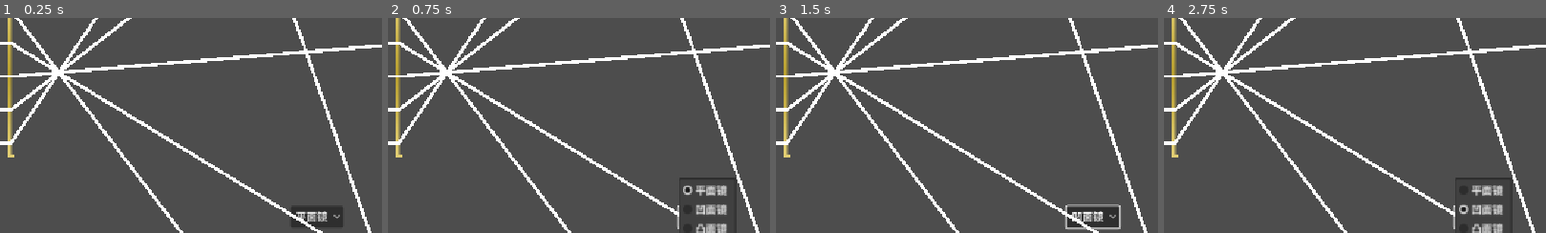
Above: before the commit, frames 1-4 (left to right).
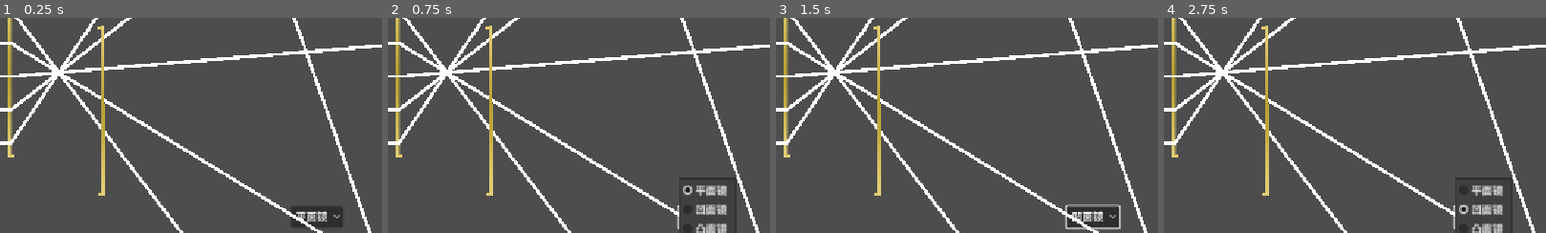
Above: after the commit, the same moments.

Repository: ChickenPige0n/re-flection
Game: Godot game, scene res://scenes/main_game.tscn
Same seed, same stepped clock (60 frames per second), same inputs: the game is played once before the commit and once after it.
Inputs:
- Up to frame 1 (0.25 s): no input
- Up to frame 2 (0.75 s): click "平面镜" at 0.5 s
- Up to frame 3 (1.5 s): click "平面镜" at 1.25 s
- Up to frame 4 (2.75 s): click "凹面镜" at 2 s
The pictures show only the part of the screen within x 9-59%, y 48-98%; the shares and areas given below are measured in that part.

The runs differ from the first frame. In frame 1, 0.7% of the frame differs, in the area x 25-28%, y 3-83%; in frame 2, 0.7%; in frame 3, 0.7%; in frame 4, 0.7%.

Commit message:
feat: add face mirror

Diff:
--- a/scenes/main_game.tscn
+++ b/scenes/main_game.tscn
@@ -1,10 +1,11 @@
-[gd_scene load_steps=6 format=3 uid="uid://c7xvhqovqpoxc"]
+[gd_scene load_steps=7 format=3 uid="uid://c7xvhqovqpoxc"]
 
 [ext_resource type="Script" uid="uid://dqpdk88faq73y" path="res://scripts/light.gd" id="1_72e8q"]
 [ext_resource type="PackedScene" uid="uid://dicdnfr2f5pjf" path="res://scenes/edit_ui.tscn" id="1_d2op2"]
 [ext_resource type="Script" uid="uid://bd23oolcj74gq" path="res://scripts/mirror.gd" id="1_s3esy"]
 [ext_resource type="Texture2D" uid="uid://cr82j1dxeqg32" path="res://images/mirror.png" id="2_0rdsr"]
 [ext_resource type="Script" uid="uid://13bw628tdjjt" path="res://scripts/lens.gd" id="5_ipu61"]
+[ext_resource type="Script" uid="uid://f3f8r8rjqn00" path="res://scripts/face_mirror.gd" id="6_ygxny"]
 
 [node name="Game" type="Node2D"]
 
@@ -67,7 +68,7 @@
 starting_pos = Vector2(0, 400)
 
 [node name="Light2" type="Line2D" parent="."]
-points = PackedVector2Array(0, 300, 117, 300, 724.724, 1094.15)
+points = PackedVector2Array(0, 300, 117, 300, 203.667, 413.253, 254.407, 137.853, 1161.45, 558.886)
 width = 5.0
 script = ExtResource("1_72e8q")
 direction = Vector2(1, 0)
@@ -86,3 +87,13 @@
 script = ExtResource("1_72e8q")
 direction = Vector2(1, 0)
 starting_pos = Vector2(0, 450)
+
+[node name="Mirror4" type="Sprite2D" parent="."]
+texture_filter = 1
+position = Vector2(253, 452)
+rotation = -1.57452
+texture = ExtResource("2_0rdsr")
+script = ExtResource("6_ygxny")
+radius = 40.0
+show_radius = null
+radius_color = null
--- /dev/null
+++ b/scripts/face_mirror.gd
@@ -0,0 +1,96 @@
+@tool
+class_name FaceMirror
+extends Intersectable
+
+# 曲率半径：正值表示凸面镜，负值表示凹面镜
+@export var radius: float = 128.0:
+    set(value):
+        radius = value
+        queue_redraw()  # 当半径改变时重绘
+
+@export var show_radius: bool = true:
+    set(value):
+        show_radius = value
+        queue_redraw()  # 当显示设置改变时重绘
+
+# 添加颜色自定义选项
+@export var radius_color: Color = Color(0.2, 0.8, 1.0, 0.4)
+
+# 当工具激活或值改变时调用此函数来刷新显示
+func _process(_delta):
+    if Engine.is_editor_hint():
+        queue_redraw()
+
+# 绘制函数，用于可视化曲率半径
+func _draw():
+    if not Engine.is_editor_hint() or not show_radius:
+        return
+
+    # 圆心就是position，所以偏移为零向量
+    draw_arc(Vector2.ZERO, abs(radius), 0, 2 * PI, 64, radius_color)
+
+# 覆写获取交点的方法，计算光线与曲面镜的交点
+func get_intersection(starting_pos: Vector2, direction: Vector2) -> Vector2:
+    var mirror_dir = get_direction_xy()
+    # 圆心就是position
+    var circle_center = position
+
+    # 计算光线与圆的交点
+    var ray_dir = direction.normalized()
+    var a = ray_dir.dot(ray_dir)  # 应该是1，因为是单位向量
+    var b = 2 * ray_dir.dot(starting_pos - circle_center)
+    var c = (starting_pos - circle_center).dot(starting_pos - circle_center) - abs(radius) * abs(radius)
+
+    # 计算判别式
+    var discriminant = b * b - 4 * a * c
+    if discriminant < 0:
+        return Vector2.ZERO
+
+    # 计算可能的交点
+    var t1 = (-b - sqrt(discriminant)) / (2 * a)
+    var t2 = (-b + sqrt(discriminant)) / (2 * a)
+
+    # 选择有效且最近的交点
+    var t = INF
+    if t1 > 0.001:
+        t = t1
+    if t2 > 0.001 and t2 < t:
+        t = t2
+
+    if t == INF:
+        return Vector2.ZERO
+
+    # 计算交点坐标
+    var intersection = starting_pos + t * ray_dir
+
+    # 检查交点是否在镜面的有效范围内
+    # 计算交点在镜面坐标系中的位置
+    var local_pos = intersection - position
+    var along_mirror = local_pos.dot(mirror_dir)
+
+    # 检查交点是否在镜面长度范围内
+    if abs(along_mirror) <= length / 2:
+        # 曲面镜的反射面检查
+        var normal_dir = mirror_dir.rotated(PI/2)
+        var to_intersection = intersection - circle_center
+        var dot_product = to_intersection.normalized().dot(normal_dir)
+
+        # 符号调整，因为球心位于position
+        if (radius > 0 and dot_product > 0) or (radius < 0 and dot_product < 0):
+            return intersection
+
+    return Vector2.ZERO
+
+# 覆写计算反射方向的方法
+func calculate_light_direction(intersection: Vector2, light_direction: Vector2) -> Vector2:
+    # 圆心就是position
+    var circle_center = position
+
+    # 计算交点处的法线方向
+    var normal = (intersection - circle_center).normalized()
+    # 凹面镜和凸面镜法线方向相反
+    if radius < 0:
+        normal = -normal
+
+    # 计算反射方向
+    return light_direction.bounce(normal)
Not shown, added: scripts/face_mirror.gd.uid
